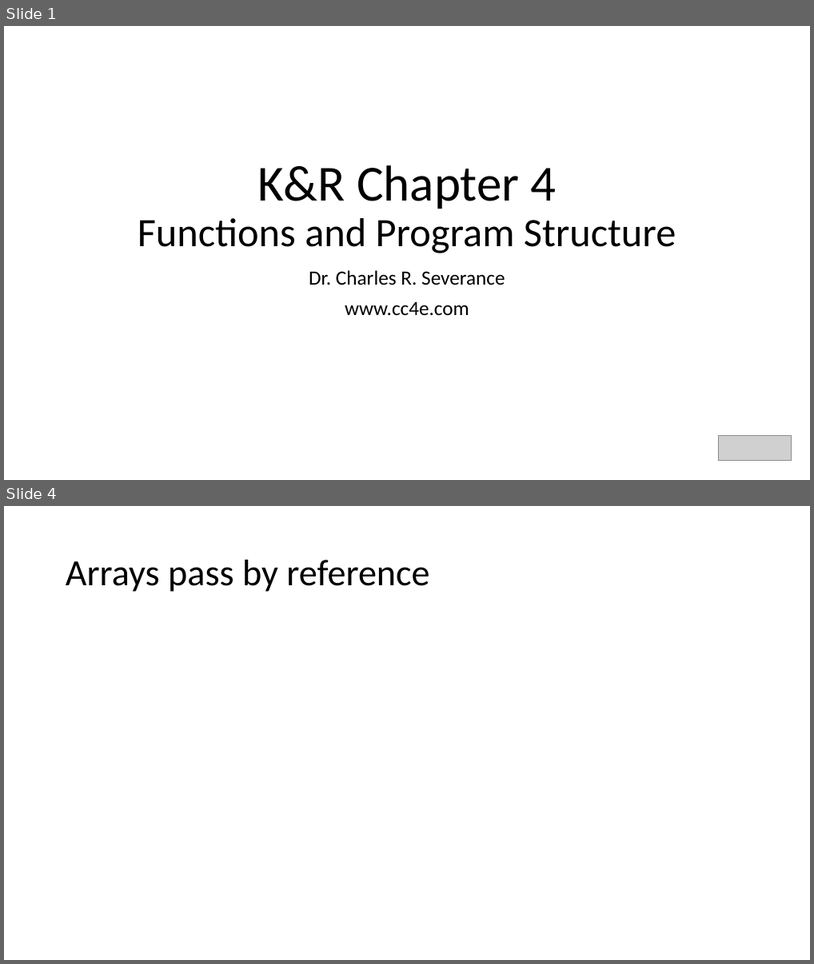
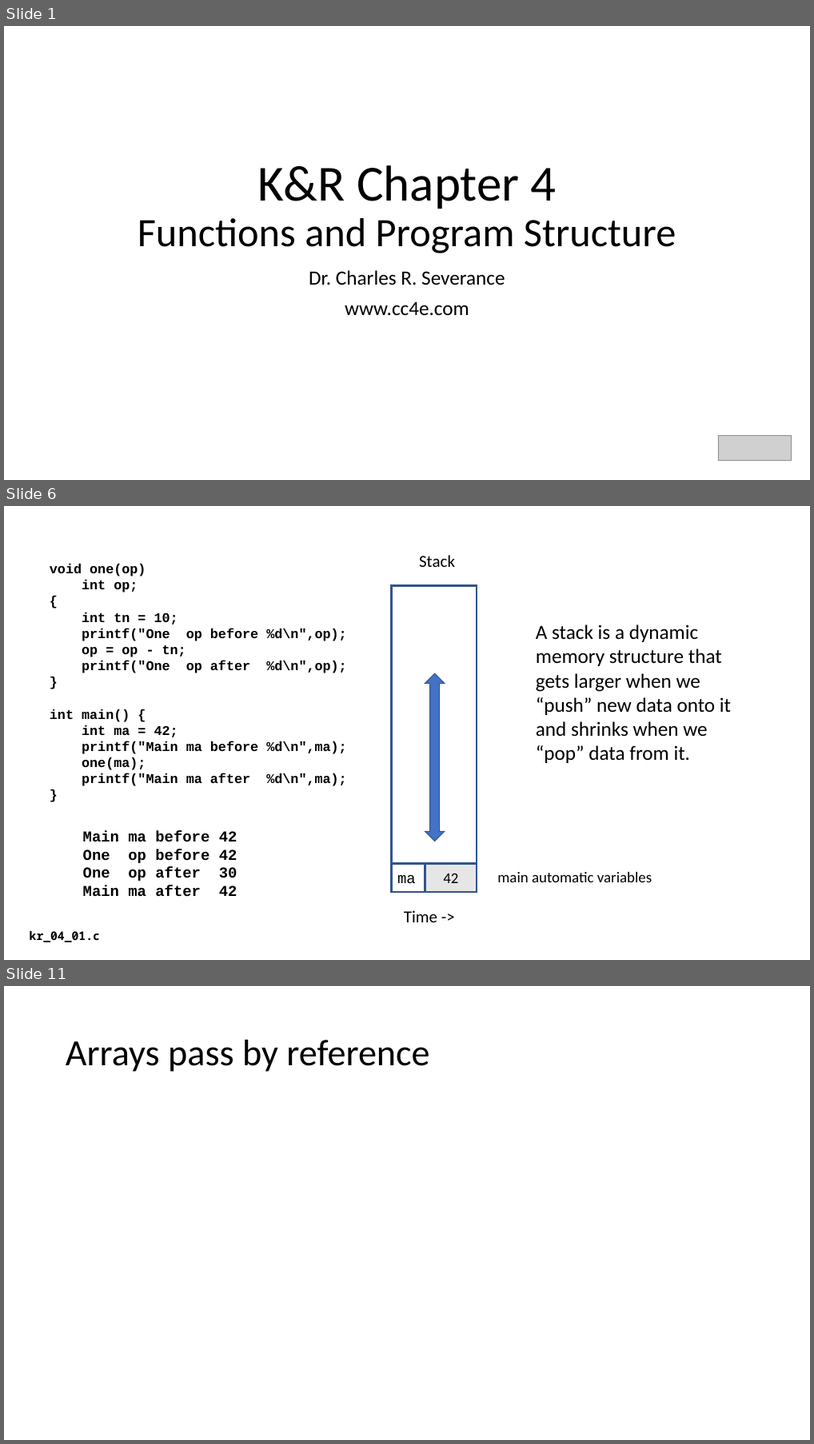
Before and after one commit to csev/cc4e, a slide deck: lectures/KR-4.pptx. Shown one above the other, each under a label of ours: slides 1 and 4 before the commit, slides 1, 6 and 11 after it; the slides between them are not shown. The pictures are 814x964 and 814x1444 pixels, drawn with LibreOffice and Linux fonts; fonts in the diff are those of the drawing; grey boxes stand for pictures. Boxes give left, top, right and bottom in pixels: in the first picture for what was removed or moved away, otherwise in the second. Text is boxed around its words. In the diff, an @@ line names an element or a change of style, - is before the commit and + after.

```diff
--- a/lectures/KR-4.pptx
+++ b/lectures/KR-4.pptx
@@ slide 6 added at [4,506,810,960], background #FFFFFF @@
@@ text added at [50,564,347,786], 16 pt, text #000000, bold @@
+void one(op)
+int op;
+{
+int tn = 10;
+printf("One op before %d\n",op);
+op = op - tn;
+printf("One op after %d\n",op);
+}
+int main() {
+int ma = 42;
+printf("Main ma before %d\n",ma);
+one(ma);
+printf("Main ma after %d\n",ma);
+}
@@ text added at [419,555,455,567], 20 pt, text #000000 @@
+Stack
@@ rectangle added at [392,586,477,892], fill #FFFFFF, outline #325491 2.25 pt @@
@@ text added at [536,624,731,763], 24 pt, text #000000 @@
+A stack is a dynamic memory structure that gets larger when we “push” new data onto it and shrinks when we “pop” data from it.
@@ up down arrow added at [425,673,445,841], fill #4472C4, outline #325491 1 pt @@
@@ text added at [83,831,238,896], 18 pt, text #000000, bold @@
+Main ma before 42
+One op before 42
+One op after 30
+Main ma after 42
@@ rectangle added at [392,863,477,892], fill #FFFFFF, outline #325491 2.25 pt, 18 pt, text #000000 @@
+ma
@@ rectangle added at [425,863,477,892], fill #E7E6E6, outline #325491 2.25 pt, 18 pt, text #000000 @@
+42
@@ text added at [498,872,652,882], 18 pt, text #000000 @@
+main automatic variables
@@ text added at [404,910,438,922], 20 pt, text #000000 @@
+Time ->
@@ text added at [30,930,100,942], 14 pt, text #000000, bold @@
+kr_04_01.c
@@ what was slide 4 is now slide 11 @@
```
Also in this commit, not shown: 1 slide changed, 7 other slides added, 1 slide removed, 6 other files.
